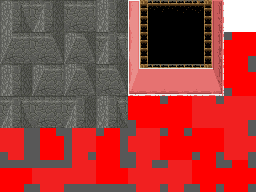
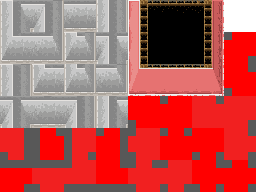
Two versions of the same layered image (256 × 192). Layer-by-layer changes:
added group "concrete wall" with 1 layers above "rock wall" over (x1=0, y1=0, x2=128, y2=128)
added layer "t_concrete_wall.png" in group "concrete wall" over (x1=0, y1=0, x2=128, y2=128)
